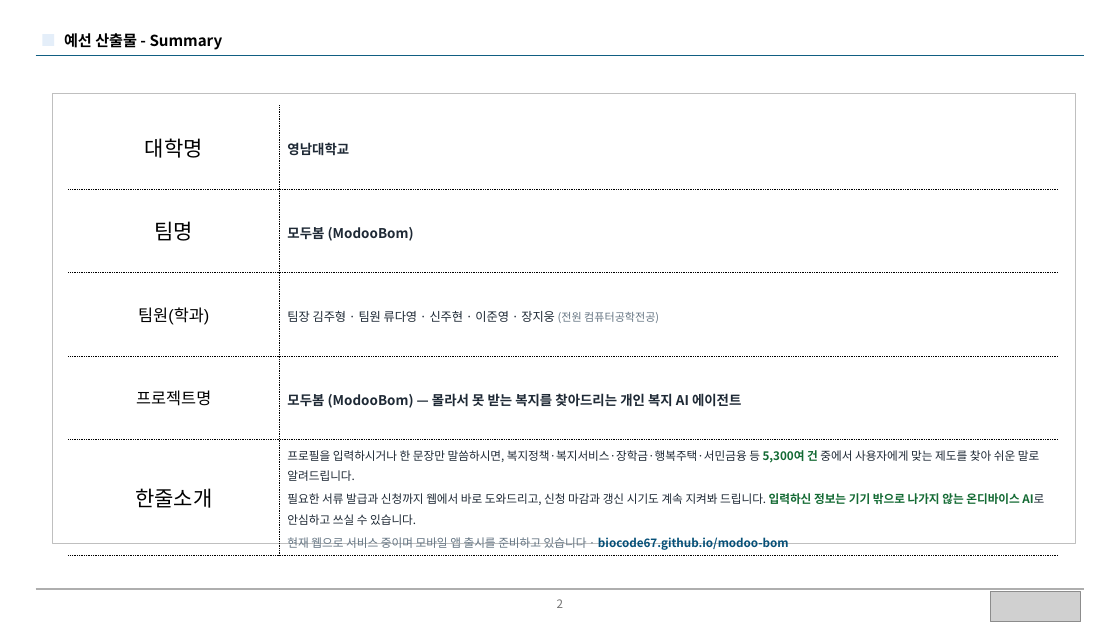
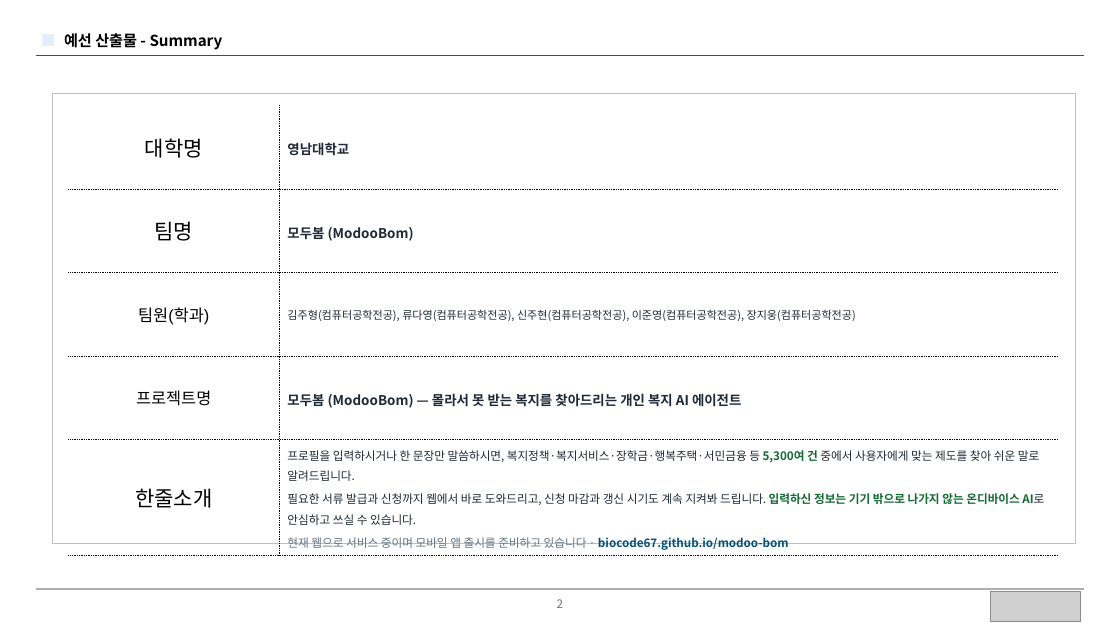
Before and after one commit to BioCode67/modoo-bom, a slide deck: slide 2 of docs/제출/모두봄-예선기획서-20p-규정안전판.pptx. Drawn at 1120x630 pixels with LibreOffice and Linux fonts; fonts in the diff are those of the drawing; grey boxes stand for pictures. Boxes give left, top, right and bottom in pixels: in the first picture for what was removed or moved away, otherwise in the second. Text is boxed around its words. In the diff, an @@ line names an element or a change of style, - is before the commit and + after.

Commit message:
docs(제출): 예선 기획서 v3.1 — 프레임 오버플로 전면 수정·친절 톤·팀원 형식·복지관 파일럿
피드백 반영:
1. 박스가 양식 작성영역(세로 6.46″)을 넘던 문제 — 빌드 시 오버플로 자동검증(verify) 추가해 전 슬라이드
   프레임 안으로 재배치(초과 0건 확인)
2. 배경② 등 홍보성 어투 → 친절한 서비스 소개체로('직접 만들어 보며 알게 된 것들', '~보았습니다')
3. 복지관 현장 파일럿 완료 반영(효과② 상단 배너 + 통계 카드 + 로드맵 '지금·예선')
4. 팀원 형식: 팀장/팀원 구분 없이 이름순 '이름(컴퓨터공학전공)' 나열

폰트 임베딩 유지(Pretendard). PowerPoint 렌더로 전수 검증 완료.

```diff
--- a/docs/제출/모두봄-예선기획서-20p-규정안전판.pptx
+++ b/docs/제출/모두봄-예선기획서-20p-규정안전판.pptx
@@ table at (x1=68, y1=105, x2=1059, y2=554) @@
-row 3, column 2: 팀장 김주형 · 팀원 류다영 · 신주현 · 이준영 · 장지웅 (전원 컴퓨터공학전공)
+row 3, column 2: 김주형(컴퓨터공학전공), 류다영(컴퓨터공학전공), 신주현(컴퓨터공학전공), 이준영(컴퓨터공학전공), 장지웅(컴퓨터공학전공)
```
Also in this commit, not shown: 12 other slides changed, 2 other files.
